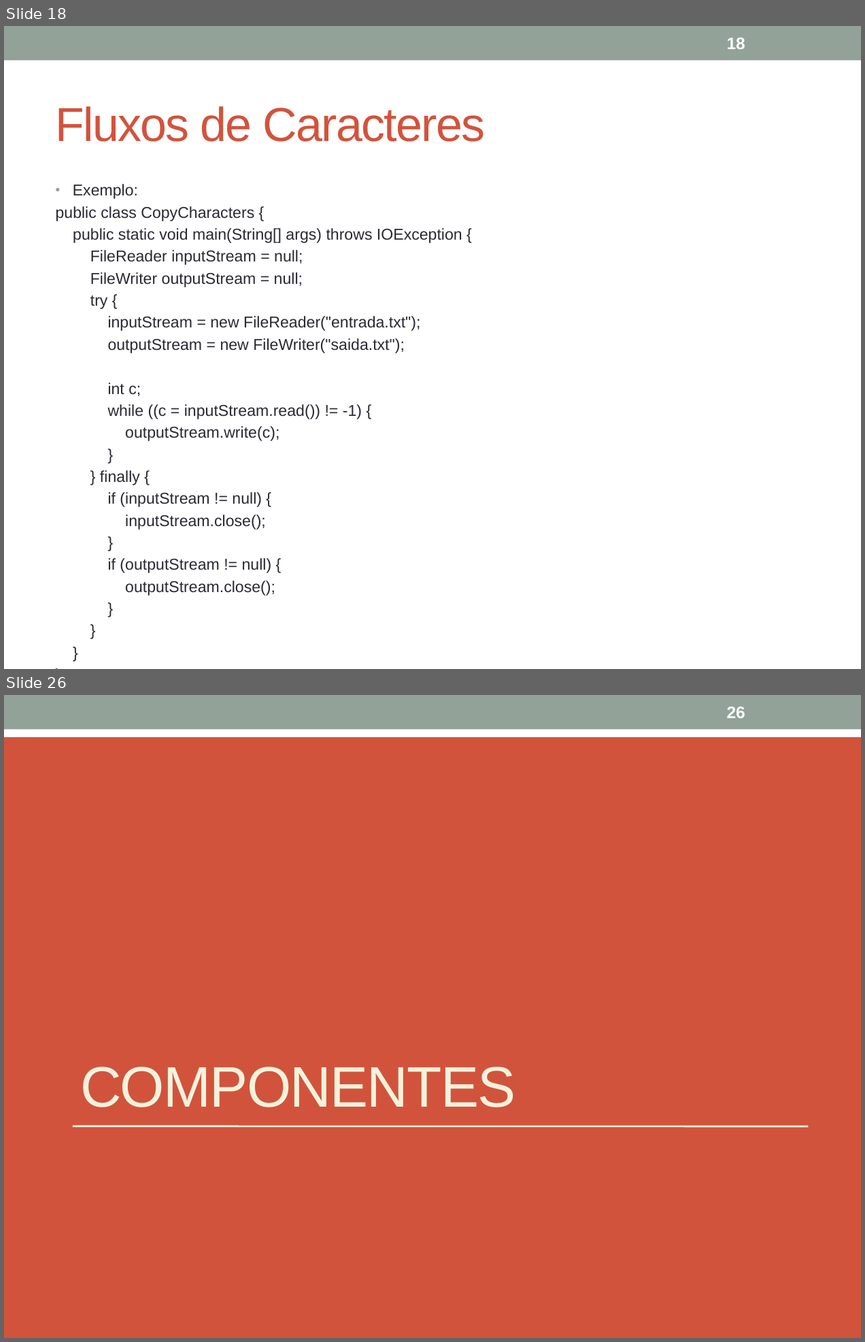
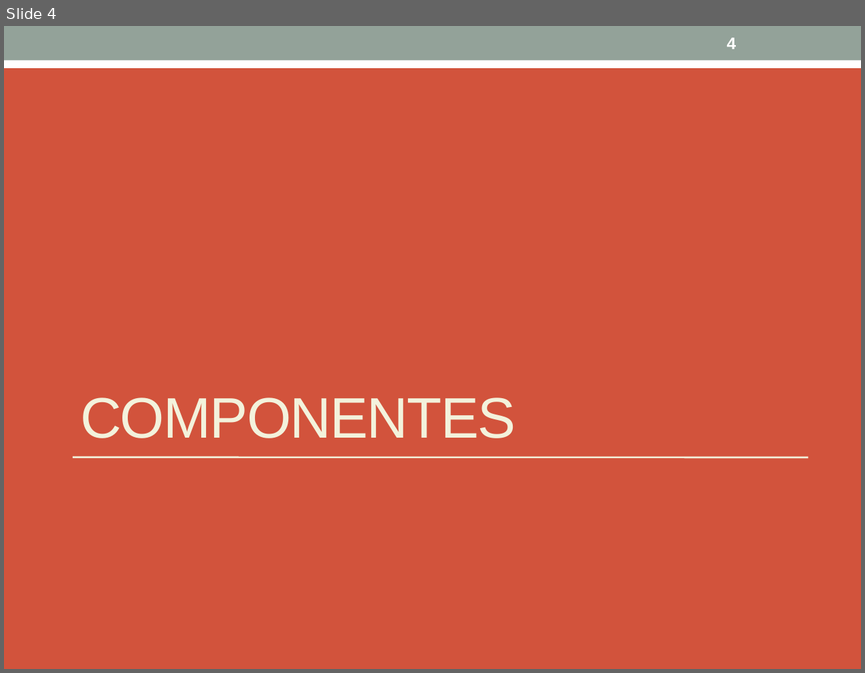
Before and after one commit to julioapm/JavaBasico, a slide deck: Material/JavaOO2.pptx. Shown one above the other, each under a label of ours: slides 18 and 26 before the commit, slide 4 after it; the slides between them are not shown. The pictures are 865x1342 and 865x673 pixels, drawn with LibreOffice and Linux fonts; fonts in the diff are those of the drawing. Boxes give left, top, right and bottom in pixels: in the first picture for what was removed or moved away, otherwise in the second. Text is boxed around its words. In the diff, an @@ line names an element or a change of style, - is before the commit and + after.

```diff
--- a/Material/JavaOO2.pptx
+++ b/Material/JavaOO2.pptx
@@ slide 18 removed at [4,26,861,669], background #FFFFFF; not listed: 1 template element that a slide beside it also shows @@
@@ page number removed at [727,38,745,49] @@
-18
@@ title removed at [56,106,485,142] @@
-Fluxos de Caracteres
@@ text removed at [56,184,462,595] @@
-• Exemplo:
-public class CopyCharacters {
-public static void main(String[] args) throws IOException {
-FileReader inputStream = null;
-FileWriter outputStream = null;
-try {
-inputStream = new FileReader("entrada.txt");
-outputStream = new FileWriter("saida.txt");
-int c;
-while ((c = inputStream.read()) != -1) {
-outputStream.write(c);
-}
-} finally {
-if (inputStream != null) {
-inputStream.close();
-}
-if (outputStream != null) {
-outputStream.close();
-}
-}
-}
-}
@@ what was slide 26 is now slide 4 @@
@@ page number at [727,38,736,49]: text changed @@
-26
+4
```
Also in this commit, not shown: 21 other slides removed.
